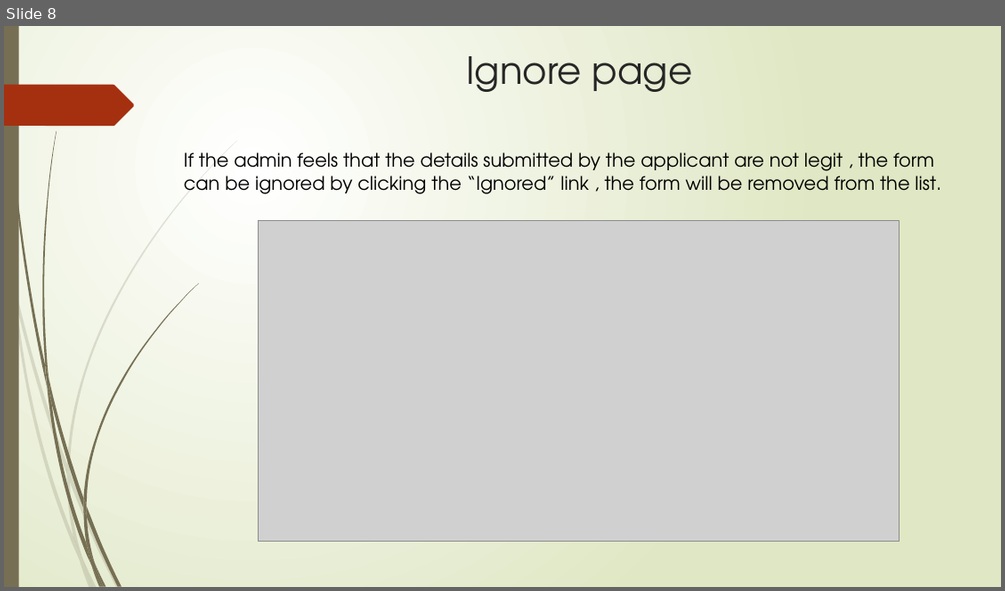
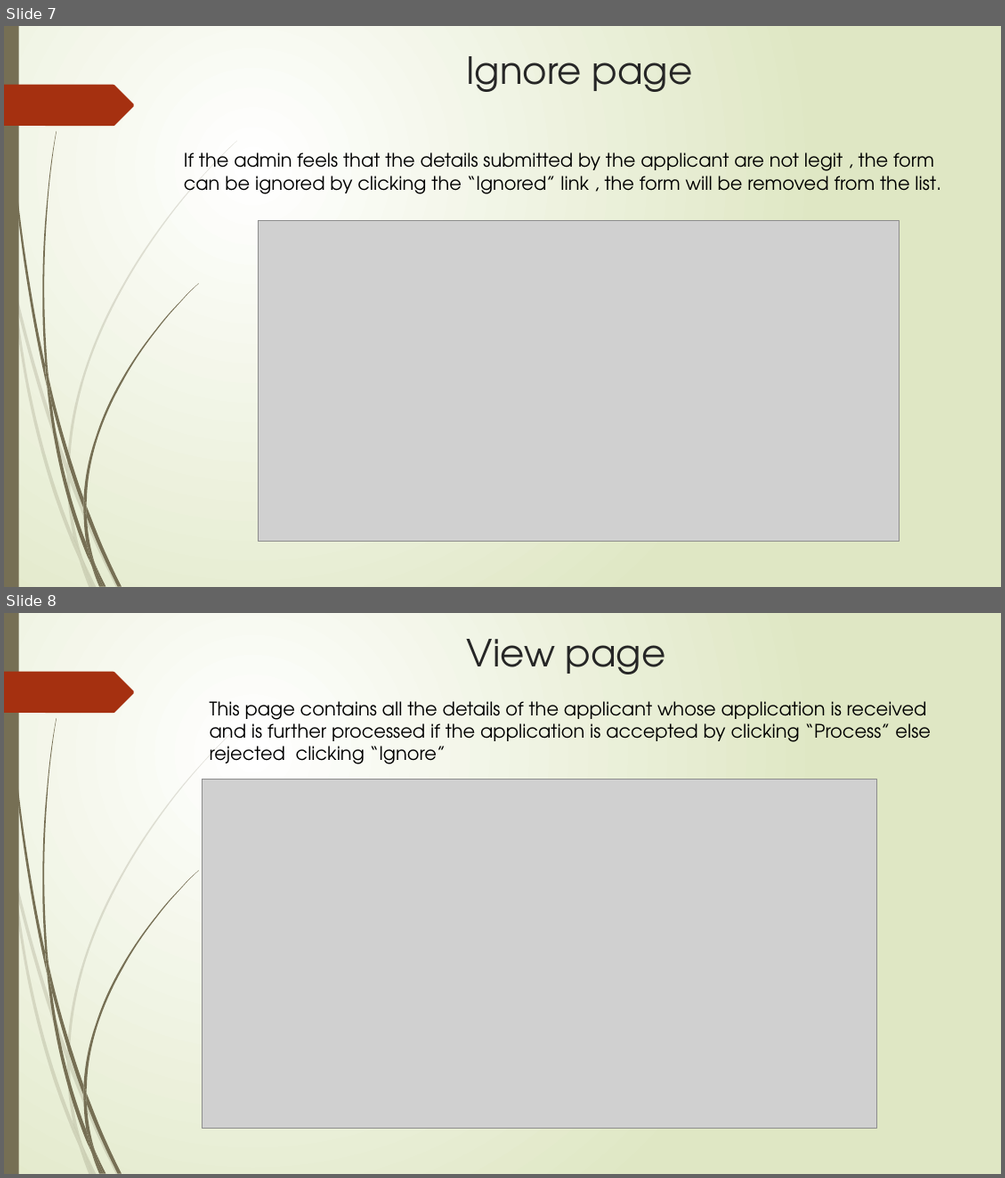
Before and after one commit to TeamCGA123/CGA, a slide deck: CGAppt.pptx. Shown one above the other, each under a label of ours: slide 8 before the commit, slides 7 and 8 after it. The pictures are 1005x591 and 1005x1178 pixels, drawn with LibreOffice and Linux fonts; fonts in the diff are those of the drawing; grey boxes stand for pictures. Boxes give left, top, right and bottom in pixels: in the first picture for what was removed or moved away, otherwise in the second. Text is boxed around its words. In the diff, an @@ line names an element or a change of style, - is before the commit and + after.

```diff
--- a/CGAppt.pptx
+++ b/CGAppt.pptx
@@ slide 8 added at [4,613,1001,1174], background gradient #FFFFFF to #DFE8C4; not listed: 24 template elements that a slide beside it also shows @@
@@ title added at [467,639,666,674], 36 pt, text #262626 @@
+View page
@@ text added at [210,701,930,764], 18 pt, text #000000 @@
+This page contains all the details of the applicant whose application is received and is further processed if the application is accepted by clicking “Process” else rejected clicking “Ignore”
@@ picture added at [202,779,877,1128] @@
@@ what was slide 8 is now slide 7 @@
```
Also in this commit, not shown: 1 slide changed.
